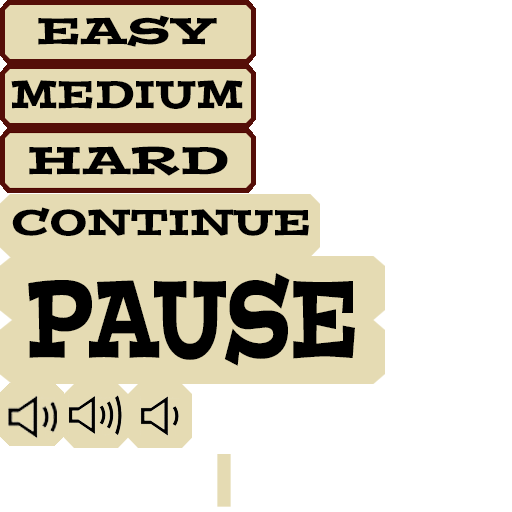
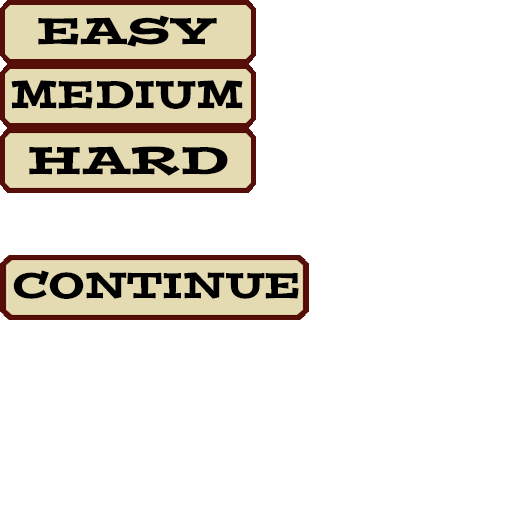
Two versions of the same layered image (512 x 512). Layer-by-layer changes:
removed layer "RETURN (copia)" over [28, 273, 355, 366]
painted on "RETURN" (1st of 2) over [12, 207, 309, 299]
removed layer "Capa 6" over [0, 320, 385, 384]
renamed "Capa 5" to "Capa 1 (copia) 3", painted on it over [0, 255, 385, 320]
removed layer "Capa 9" over [140, 396, 180, 436]
removed layer "Capa 8" over [68, 394, 122, 436]
removed layer "Capa 7" over [8, 394, 57, 441]
removed layer "Capa 10 (copia)" over [128, 384, 192, 448]
removed layer "Capa 10" over [64, 384, 128, 448]
removed layer "Capa 4" over [0, 194, 320, 446]
removed layer "Forma 1" over [217, 454, 231, 507]
